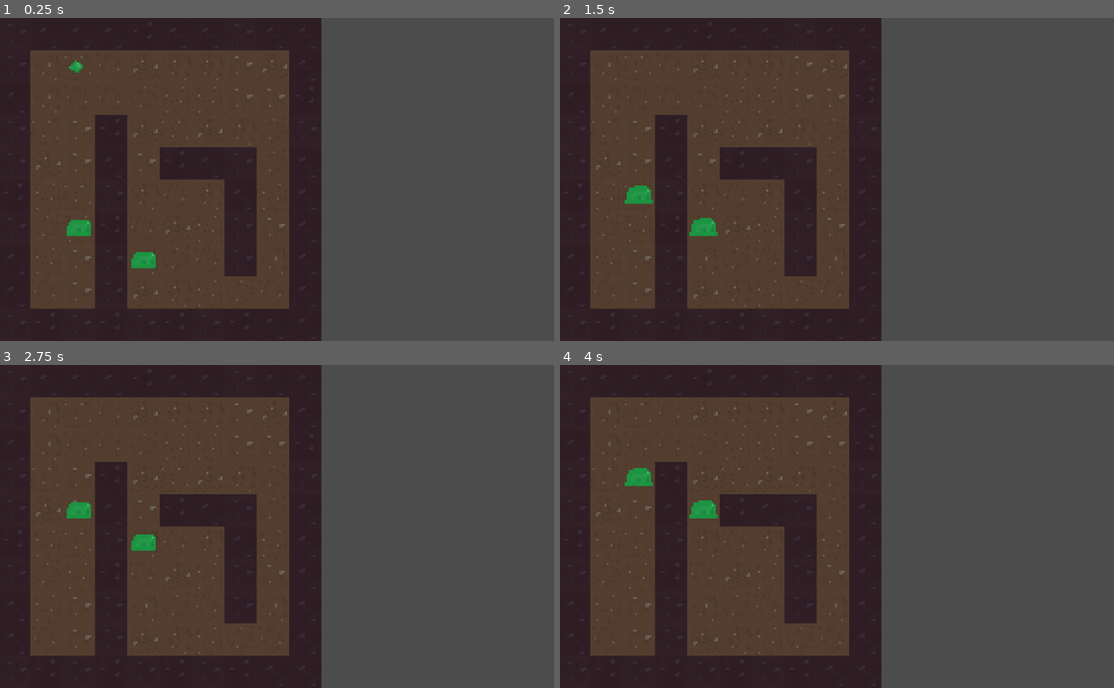
Above: before the commit, frames 1-4 (two rows, left to right).
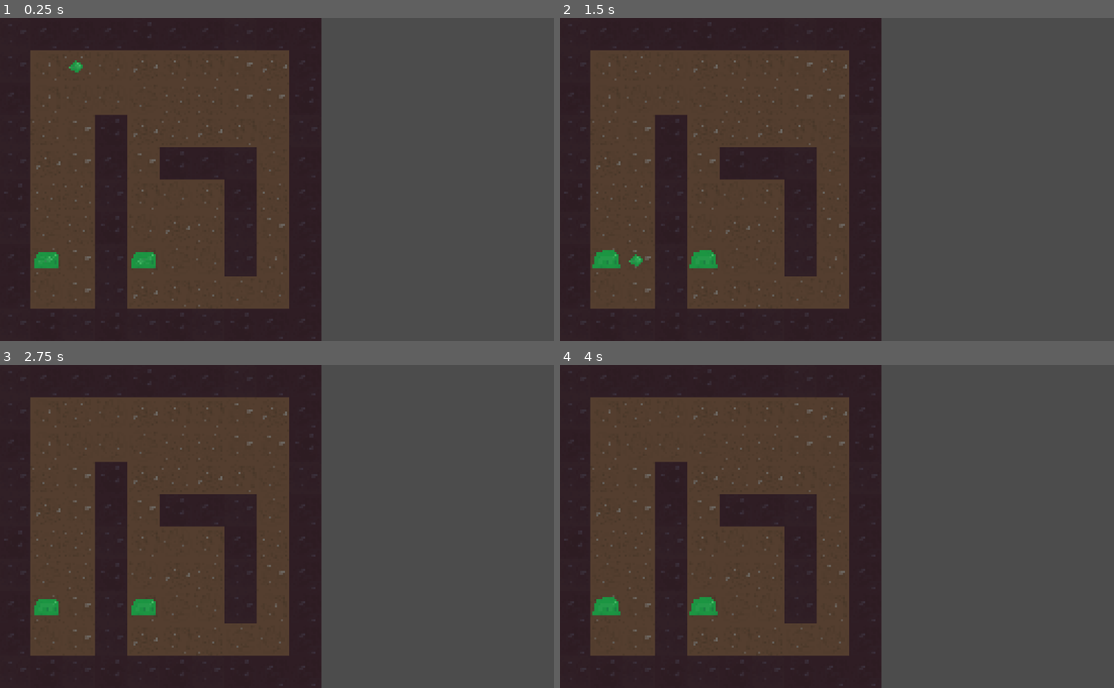
Above: after the commit, the same moments.

Repository: TuoLiYinLi/MonsterSmelter
Game: Godot game, scene res://test_3.tscn
Two runs of this game, one before a commit and one after it. Both use one fixed random seed, a clock stepped at 60 frames per second and the inputs below.
Inputs:
- Up to frame 1 (0.25 s): no input
- Up to frame 2 (1.5 s): no input
- Up to frame 3 (2.75 s): tap Enter at 2 s
- Up to frame 4 (4 s): no input

The runs differ from the first frame. In frame 1, 0.4% of the frame differs, in the area x 6-26%, y 62-78%; in frame 2, 1.0%, in the area x 5-29%, y 51-78%; in frame 3, 0.9%; in frame 4, 1.0%.
Error after the commit: Attempt to call function 'get_child_count' in base 'null instance' on a null instance. (res://System/GridManager/GridManager.gd:40)

Commit message:
Update spit.gd
修改了寻路的方式，站在远处就会攻击

Diff:
--- a/Weapon/spit.gd
+++ b/Weapon/spit.gd
@@ -7,7 +7,7 @@
 	# 如果当前角色有攻击目标
 	if(get_target()):
 		# 在攻击范围内则进行攻击
-		var res = G.grid_manager.check_in_cross(get_host().grid,get_target().grid)
+		var res:Array = G.grid_manager.check_in_cross(get_host().grid,get_target().grid)
 		if(res[0] and res[2] <= 3):
 			if(get_host().attack_cd <= 0):
 				print("[Weapon] 发射粘液球")
@@ -19,21 +19,21 @@
 			#使用权值地图计算 Z
 			if(get_host().moving_cd <= 0):
 				var mt = G.grid_manager.to_navigate_matrix(G,"simple_navigate_weight_matrix")
-				var ns = G.path_finder.next_step_A(mt, get_host().grid.index_x, get_host().grid.index_y, get_target().grid.index_x, get_target().grid.index_y)
+
+				var g_list:Array = []
+
+				for x in range(get_host().grid.index_x-3,get_host().grid.index_x+3):
+					for y in range(get_host().grid.index_y-3,get_host().grid.index_y+3):
+						if(x==get_host().grid.index_x or y==get_host().grid.index_y):
+							var g = G.grid_manager.get_grid_at(x,y)
+							if g and g!= get_host().grid:
+								g_list.append([x,y])
+
+				print(g_list)
+
+				var ns = G.path_finder.next_step_multi_A(mt, get_host().grid.index_x, get_host().grid.index_y, g_list)
 				if(ns):
 					get_host().move_to(G.grid_manager.get_grid_at(ns[0], ns[1]))
-				print("[Weapon] 角色导航中")
-			#使用普通地图计算 Z
-#			if(get_host().moving_cd <= 0):
-#				var mt = G.grid_manager.to_navigate_matrix(G,"simple_navigate_matrix")
-#				var ns = PathFinder.next_step(mt, get_host().grid.index_x, get_host().grid.index_y, get_target().grid.index_x, get_target().grid.index_y)
-#				if(ns):
-#					get_host().move_to(G.grid_manager.get_grid_at(ns[0], ns[1]))
-#				print("[Weapon] 角色导航中")
-#			else:
-#				print("[Weapon] 角色移动冷却")
-
-
-	# 如果当前角色有移动目标，则开始寻路
-
-	# 否则闲置
+					print("[Weapon] 角色导航中 %s %s"%[ns[0],ns[1]])
+				else:
+					print("[Weapon] 无目标点")
